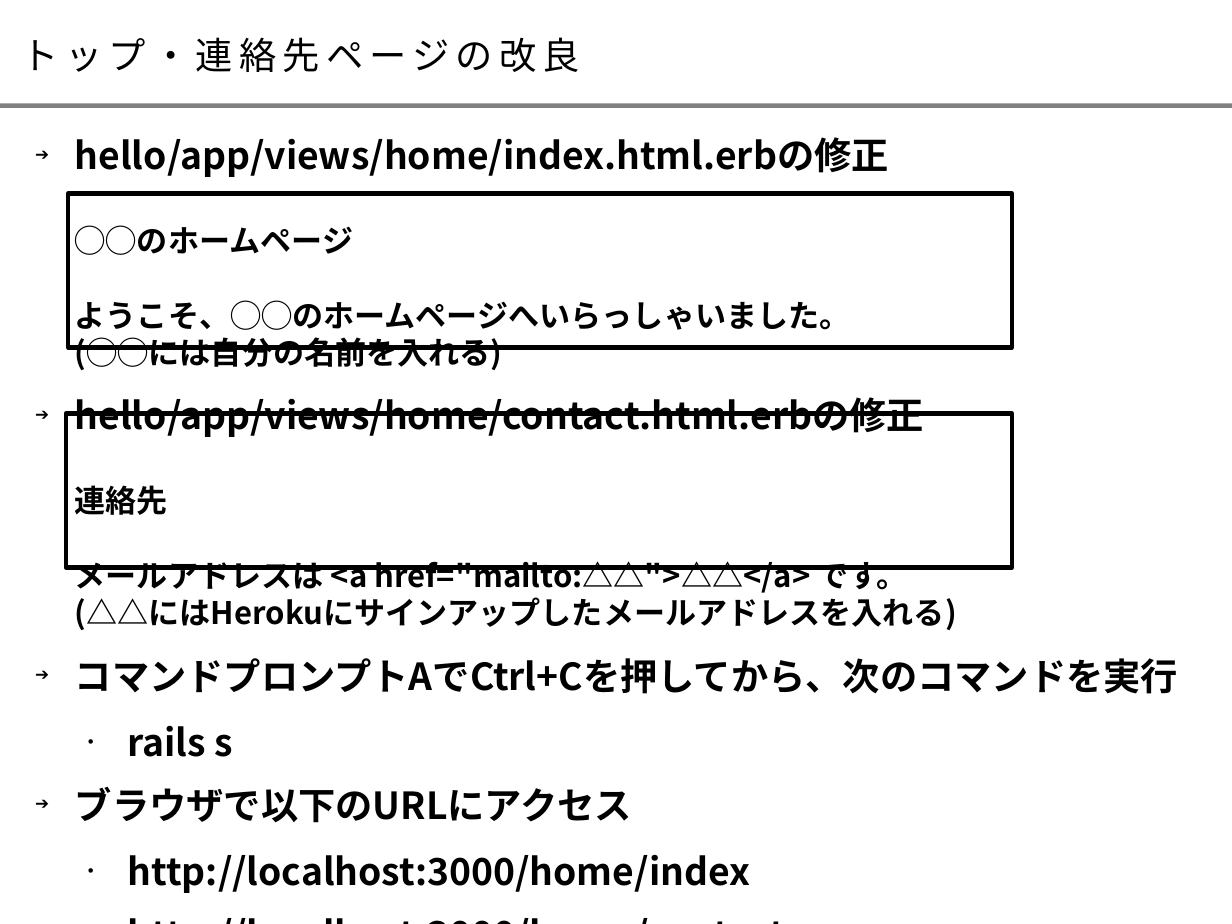
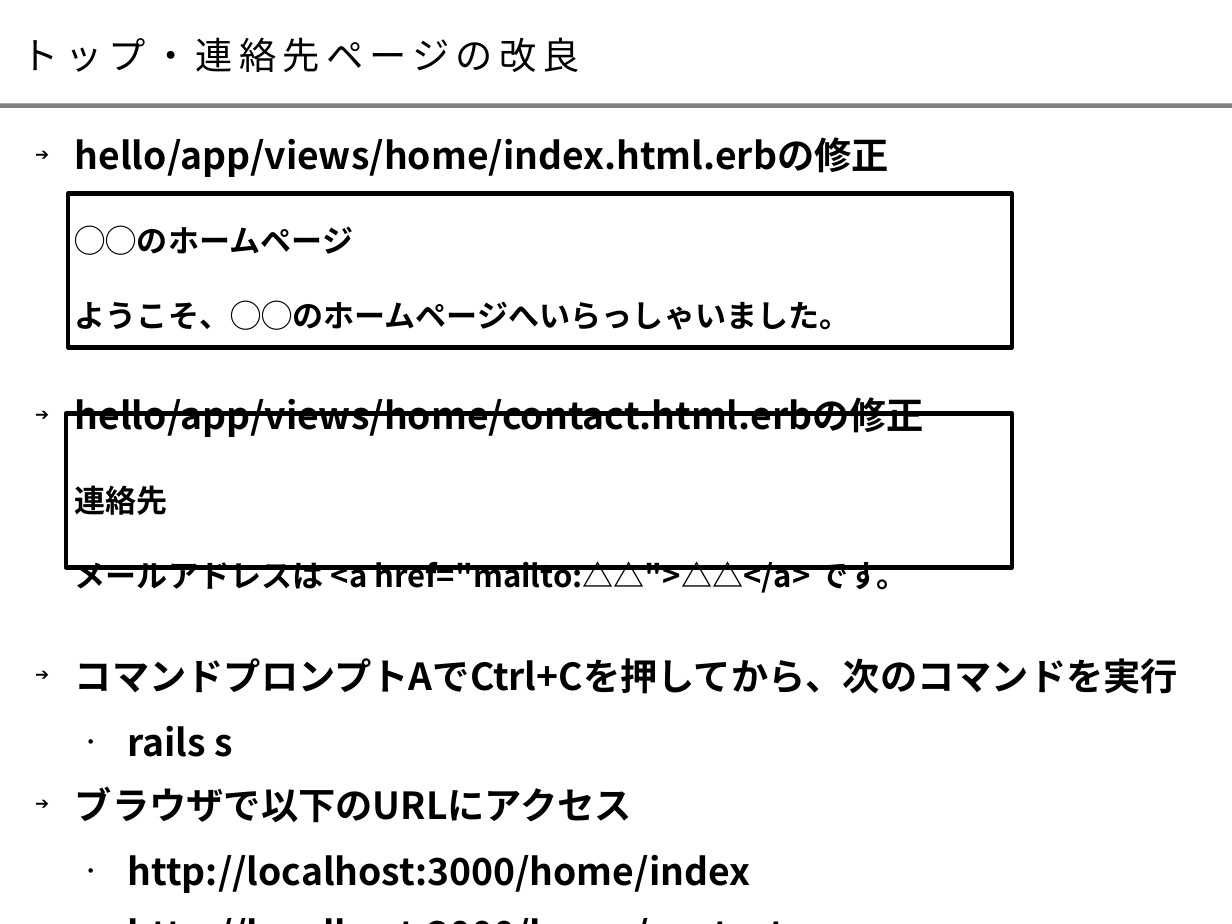
Before and after one commit to takaokouji/sitw16-hello, a slide deck: slide 12 of doc/startup_ruby_paas.odp (slide 15 before the commit). Drawn at 1232x924 pixels with LibreOffice and Linux fonts; fonts in the diff are those of the drawing. Boxes give left, top, right and bottom in pixels: in the first picture for what was removed or moved away, otherwise in the second. Text is boxed around its words. In the diff, an @@ line names an element or a change of style, - is before the commit and + after.

Commit message:
ノートを追記した

```diff
--- a/doc/startup_ruby_paas.odp
+++ b/doc/startup_ruby_paas.odp
@@ text at (x1=75, y1=137, x2=924, y2=593): text changed; size 20 to 24 pt @@
-➔ hello/app/views/home/index.html.erbの修正
-  ◯◯のホームページ
-  ようこそ、◯◯のホームページへいらっしゃいました。
-  (◯◯には自分の名前を入れる)
-➔ hello/app/views/home/contact.html.erbの修正
-  連絡先
-  メールアドレスは <a href="mailto:△△">△△</a> です。
-  (△△にはHerokuにサインアップしたメールアドレスを入れる)
+➔ hello/app/views/home/index.html.erbの修正
+  ◯◯のホームページ
+  ようこそ、◯◯のホームページへいらっしゃいました。
+➔ hello/app/views/home/contact.html.erbの修正
+  連絡先
+  メールアドレスは <a href="mailto:△△">△△</a> です。
```
Also in this commit, not shown: 8 other slides changed, 4 slides removed.
